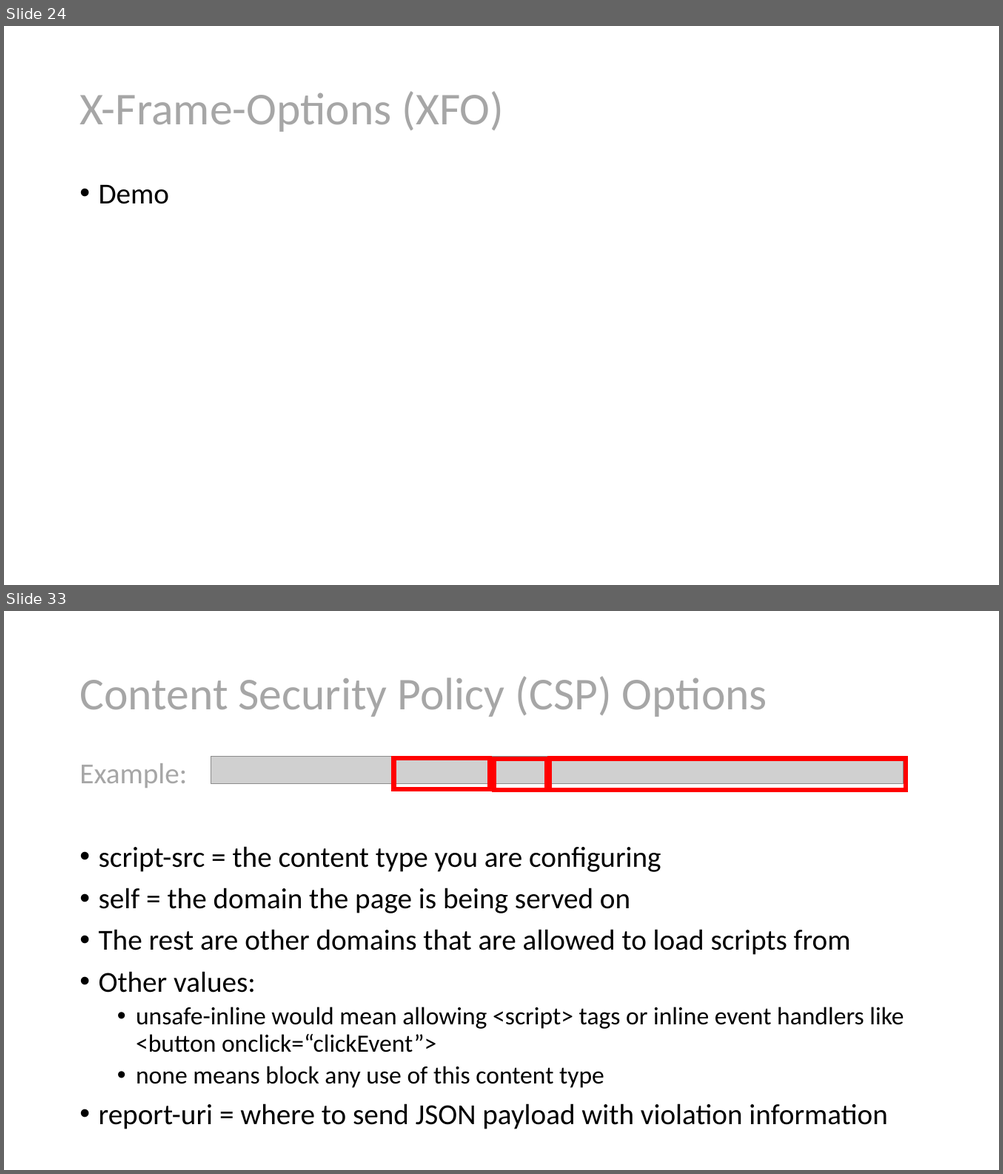
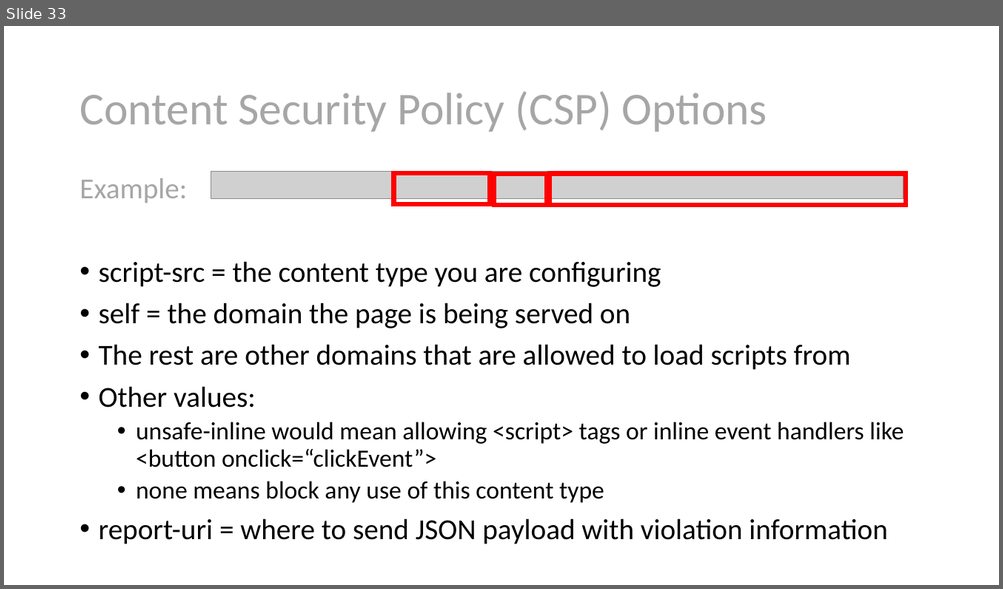
Before and after one commit to nirzaf/DotNetWorkShopTalk, a slide deck: 2021-1-27 - NDC London - Security Headers/Security Headers Explained.pptx. Shown one above the other, each under a label of ours: slides 24 and 33 before the commit, slide 33 after it; the slides between them are not shown. The pictures are 1003x1174 and 1003x589 pixels, drawn with LibreOffice and Linux fonts; fonts in the diff are those of the drawing; grey boxes stand for pictures. Boxes give left, top, right and bottom in pixels: in the first picture for what was removed or moved away, otherwise in the second. Text is boxed around its words. In the diff, an @@ line names an element or a change of style, - is before the commit and + after.

```diff
--- a/2021-1-27 - NDC London - Security Headers/Security Headers Explained.pptx
+++ b/2021-1-27 - NDC London - Security Headers/Security Headers Explained.pptx
@@ slide 24 removed at [4, 26, 999, 585], background #FFFFFF @@
@@ title removed at [79, 91, 504, 132] @@
-X-Frame-Options (XFO)
@@ text removed at [99, 185, 169, 204] @@
-• Demo
```
Also in this commit, not shown: 47 slides changed, 18 slides added, 13 other slides removed, 2 other files.
